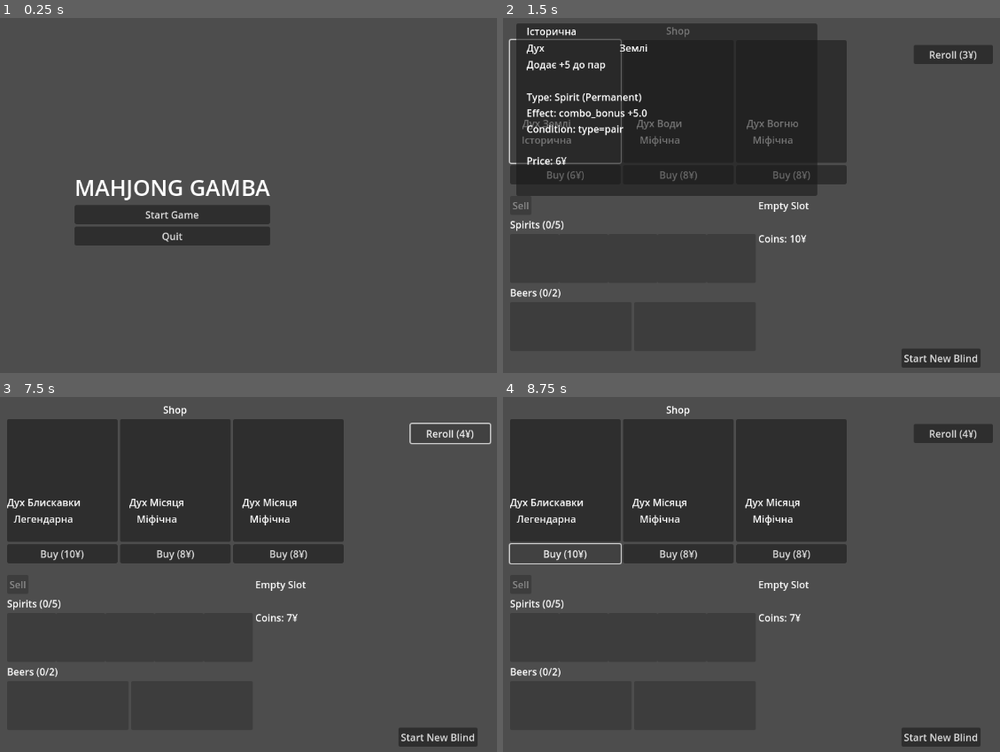
Above: before the commit, frames 1-4 (two rows, left to right).
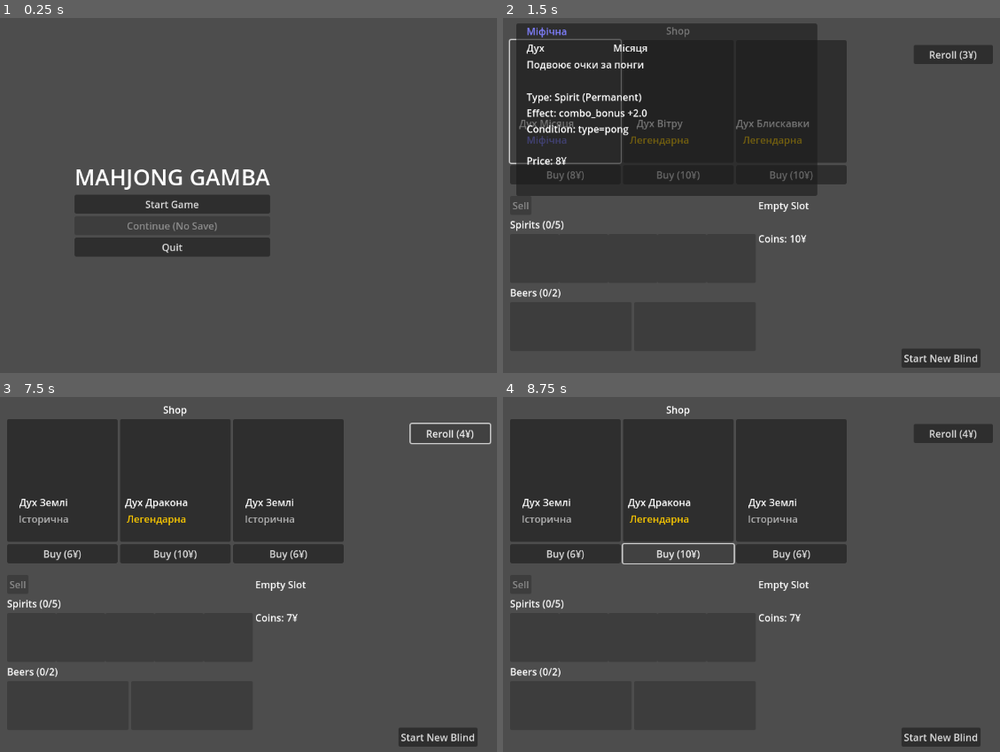
Above: after the commit, the same moments.

Repository: tl3n/mahjong-gamba
Game: Godot game, scene res://scenes/ui/main_menu.tscn
Same seed, same stepped clock (60 frames per second), same inputs: the game is played once before the commit and once after it.
Inputs (mouse positions are in pixels of both pictures, inside the frame that each line leads up to):
- Up to frame 1 (0.25 s): no input
- Up to frame 2 (1.5 s): click "Start Game" at 0.5 s; click (567, 103) at 1.27 s
- Up to frame 3 (7.5 s): click (64, 553) at 2 s, where only the run before the commit has a clickable "Buy (6¥)"; click "Buy (8¥)" at 2.75 s; click (173, 482) at 3.52 s; click (173, 553) at 4.25 s, where only the run after the commit has a clickable "Buy (10¥)"; click (288, 482) at 5.02 s; click "Buy (8¥)" at 5.75 s; click (288, 553) at 6.5 s, where only the run after the commit has a clickable "Buy (10¥)"; click "Reroll (3¥)" at 7.25 s
- Up to frame 4 (8.75 s): click "Buy (10¥)" at 8 s

The runs differ from the first frame. In frame 1, 4.6% of the frame differs, in the area x 14-55%, y 42-68%; in frame 2, 1.5%; in frame 3, 1.3%; in frame 4, 1.9%.

Commit message:
fix: added continue + new game, chances of item drops

Diff:
--- a/scenes/ui/main_menu.tscn
+++ b/scenes/ui/main_menu.tscn
@@ -31,14 +31,18 @@
 text = "MAHJONG GAMBA"
 horizontal_alignment = 1
 
-[node name="StartButton" type="Button" parent="VBoxContainer"]
+[node name="NewGameButton" type="Button" parent="VBoxContainer"]
 layout_mode = 2
-text = "Start Game"
+text = "New Game"
+
+[node name="ContinueButton" type="Button" parent="VBoxContainer"]
+layout_mode = 2
+text = "Continue Game"
 
 [node name="QuitButton" type="Button" parent="VBoxContainer"]
 layout_mode = 2
 text = "Quit
 "
 
-[connection signal="pressed" from="VBoxContainer/StartButton" to="." method="_on_start_button_pressed"]
+[connection signal="pressed" from="VBoxContainer/NewGameButton" to="." method="_on_start_button_pressed"]
 [connection signal="pressed" from="VBoxContainer/QuitButton" to="." method="_on_quit_button_pressed"]
--- a/scripts/items/inventory.gd
+++ b/scripts/items/inventory.gd
@@ -61,9 +61,6 @@
 	add_money(sell_price)
 	return sell_price
 
-#
-# Гроші
-#
 func add_money(amount: int) -> void:
 	money += amount
 	emit_signal("money_changed", money)
--- a/scripts/items/item_database.gd
+++ b/scripts/items/item_database.gd
@@ -1,5 +1,14 @@
 extends Node
 class_name ItemDatabase
+
+const RARITY_WEIGHTS = {
+	"Історична": 50.0,    # 50% chance
+	"Historic": 50.0,
+	"Міфічна": 30.0,      # 30% chance
+	"Mythic": 30.0,
+	"Легендарна": 20.0,   # 20% chance
+	"Legendary": 20.0
+}
 
 # All spirits
 static var spirits_data = [
@@ -147,6 +156,35 @@
 		"bonus_value": 1.0
 	}
 ]
+
+
+static func get_random_spirit() -> Spirit:
+	var selected_data = _get_weighted_random_item(spirits_data)
+	return create_spirit_from_data(selected_data)
+
+static func get_random_beer() -> Beer:
+	var selected_data = _get_weighted_random_item(beers_data)
+	return create_beer_from_data(selected_data)
+
+static func _get_weighted_random_item(items_array: Array) -> Dictionary:
+	var total_weight = 0.0
+	var weights = []
+
+	for item_data in items_array:
+		var rarity = item_data.get("rarity", "Historic")
+		var weight = RARITY_WEIGHTS.get(rarity, 50.0)
+		weights.append(weight)
+		total_weight += weight
+
+	var random_value = randf() * total_weight
+
+	var cumulative_weight = 0.0
+	for i in range(items_array.size()):
+		cumulative_weight += weights[i]
+		if random_value <= cumulative_weight:
+			return items_array[i]
+
+	return items_array[0]
 
 static func create_spirit_from_data(data: Dictionary) -> Spirit:
 	var s = Spirit.new()
@@ -155,7 +193,7 @@
 	s.description = data.get("description", "")
 	s.rarity = data.get("rarity", "Historic")
 	s.price = data.get("price", 0)
-	s.type = "дух"
+	s.type = "spirit"
 	s.effect_type = data.get("effect_type", "")
 	s.effect_value = data.get("effect_value", 0.0)
 	s.condition = data.get("condition", "")
@@ -169,22 +207,14 @@
 	b.description = data.get("description", "")
 	b.rarity = data.get("rarity", "Historic")
 	b.price = data.get("price", 0)
-	b.type = "пиво"
+	b.type = "beer"
 	b.round_effect = data.get("round_effect", "")
 	b.duration = data.get("duration", 1)
 	b.bonus_value = data.get("bonus_value", 0.0)
 	return b
 
-static func get_random_spirit() -> Spirit:
-	var data = spirits_data[randi() % spirits_data.size()]
-	return create_spirit_from_data(data)
-
-static func get_random_beer() -> Beer:
-	var data = beers_data[randi() % beers_data.size()]
-	return create_beer_from_data(data)
-
 static func get_random_item() -> Item:
-	if randf() < 0.6:
+	if randf() < 0.6:  # 60% chance for spirit
 		return get_random_spirit()
-	else:
+	else:  # 40% chance for beer
 		return get_random_beer()
--- a/scripts/save_system.gd
+++ b/scripts/save_system.gd
@@ -1,24 +1,38 @@
-# res://scripts/save_system.gd
 extends Node
 
 const SAVE_FILE = "user://mahjong_save.dat"
 
+var cached_shop_items: Array = []
+var cached_reroll_cost: int = 3
+
 func save_game():
+	print("\n=== SAVING GAME ===")
+
 	var save_data = {
 		"inventory": _serialize_inventory(),
 		"game_state": _serialize_game_state(),
 		"shop_state": _serialize_shop_state()
 	}
 
+	print("Inventory data: %d spirits, %d beers, %d money" % [
+		save_data["inventory"]["spirits"].size(),
+		save_data["inventory"]["beers"].size(),
+		save_data["inventory"]["money"]
+	])
+	print("Shop data: %d items, reroll cost: %d" % [
+		save_data["shop_state"]["items"].size(),
+		save_data["shop_state"]["reroll_cost"]
+	])
+
 	var file = FileAccess.open(SAVE_FILE, FileAccess.WRITE)
 	if file:
 		file.store_var(save_data)
 		file.close()
-		print("Game saved")
+		print("Game saved successfully")
 		print("Save path:", ProjectSettings.globalize_path(SAVE_FILE))
 		return true
 	else:
-		print("Saving error")
+		print("Saving error!")
 		return false
 
 func load_game() -> bool:
@@ -26,19 +40,29 @@
 		print("Savefile not found")
 		return false
 
+	print("\n === LOADING GAME ===")
+
 	var file = FileAccess.open(SAVE_FILE, FileAccess.READ)
 	if file:
 		var save_data = file.get_var()
 		file.close()
 
+		if save_data.has("inventory"):
+			var inv_data = save_data["inventory"]
+			print("Loading inventory: %d spirits, %d beers, %d money" % [
+				inv_data.get("spirits", []).size(),
+				inv_data.get("beers", []).size(),
+				inv_data.get("money", 0)
+			])
+
 		_deserialize_inventory(save_data.get("inventory", {}))
 		_deserialize_game_state(save_data.get("game_state", {}))
 		_deserialize_shop_state(save_data.get("shop_state", {}))
 
-		print("Save loaded")
+		print("Save loaded successfully")
 		return true
 	else:
-		print("Loading error")
+		print("Loading error!")
 		return false
 
 func has_save() -> bool:
@@ -52,15 +76,20 @@
 func _serialize_inventory() -> Dictionary:
 	var inv = get_node_or_null("/root/Inventory")
 	if not inv:
+		print("⚠️ Inventory node not found during serialization!")
 		return {}
 
 	var spirits_data = []
 	for spirit in inv.spirits:
-		spirits_data.append(_serialize_item(spirit))
+		var serialized = _serialize_item(spirit)
+		spirits_data.append(serialized)
+		print("Serializing spirit: %s (type: %s)" % [spirit.name, serialized.get("type", "MISSING")])
 
 	var beers_data = []
 	for beer in inv.beers:
-		beers_data.append(_serialize_item(beer))
+		var serialized = _serialize_item(beer)
+		beers_data.append(serialized)
+		print("Serializing beer: %s (type: %s)" % [beer.name, serialized.get("type", "MISSING")])
 
 	return {
 		"spirits": spirits_data,
@@ -69,6 +98,9 @@
 	}
 
 func _serialize_item(item: Item) -> Dictionary:
+	if item == null:
+		return {}
+
 	var data = {
 		"id": item.id,
 		"name": item.name,
@@ -83,38 +115,61 @@
 		data["effect_value"] = item.effect_value
 		data["condition"] = item.condition
 		data["permanent"] = item.permanent
+
+		if data["type"] == "" or data["type"] == "дух":
+			data["type"] = "spirit"
+
 	elif item is Beer:
 		data["round_effect"] = item.round_effect
 		data["duration"] = item.duration
 		data["bonus_value"] = item.bonus_value
 
+		if data["type"] == "" or data["type"] == "пиво":
+			data["type"] = "beer"
+
 	return data
 
 func _deserialize_inventory(data: Dictionary):
 	var inv = get_node_or_null("/root/Inventory")
 	if not inv:
+		print("Inventory node not found during deserialization!")
 		return
 
+	print("Clearing inventory...")
 	inv.spirits.clear()
 	inv.beers.clear()
 
+	print("Restoring spirits...")
 	for spirit_data in data.get("spirits", []):
 		var spirit = _deserialize_item(spirit_data)
 		if spirit:
 			inv.spirits.append(spirit)
-
+			print("Restored spirit: %s" % spirit.name)
+		else:
+			print("Failed to restore spirit from data: %s" % spirit_data)
+
+	print("Restoring beers...")
 	for beer_data in data.get("beers", []):
 		var beer = _deserialize_item(beer_data)
 		if beer:
 			inv.beers.append(beer)
+			print("Restored beer: %s" % beer.name)
+		else:
+			print("Failed to restore beer from data: %s" % beer_data)
 
 	inv.money = data.get("money", 10)
+	print("Money restored: %d" % inv.money)
+
 	inv.emit_signal("inventory_changed")
 	inv.emit_signal("money_changed", inv.money)
 
 func _deserialize_item(data: Dictionary):
+	if data.is_empty():
+		return null
+
 	var item_type = data.get("type", "")
 
+	# Spirit
 	if item_type == "spirit" or item_type == "дух":
 		var spirit = Spirit.new()
 		spirit.id = data.get("id", "")
@@ -122,13 +177,14 @@
 		spirit.description = data.get("description", "")
 		spirit.rarity = data.get("rarity", "Historic")
 		spirit.price = data.get("price", 0)
-		spirit.type = "spirit"
+		spirit.type = "spirit"  # ВАЖЛИВО: встановлюємо правильний тип
 		spirit.effect_type = data.get("effect_type", "")
 		spirit.effect_value = data.get("effect_value", 0.0)
 		spirit.condition = data.get("condition", "")
 		spirit.permanent = data.get("permanent", true)
 		return spirit
 
+	# Beer
 	elif item_type == "beer" or item_type == "пиво":
 		var beer = Beer.new()
 		beer.id = data.get("id", "")
@@ -136,20 +192,21 @@
 		beer.description = data.get("description", "")
 		beer.rarity = data.get("rarity", "Historic")
 		beer.price = data.get("price", 0)
-		beer.type = "beer"
+		beer.type = "beer"  # ВАЖЛИВО: встановлюємо правильний тип
 		beer.round_effect = data.get("round_effect", "")
 		beer.duration = data.get("duration", 1)
 		beer.bonus_value = data.get("bonus_value", 0.0)
 		return beer
 
+	print("⚠️ Unknown item type: '%s' for item: %s" % [item_type, data.get("name", "UNNAMED")])
 	return null
 
-var cached_shop_items: Array = []
-var cached_reroll_cost: int = 3
-
 func save_shop_state(items: Array, reroll_cost: int):
+	print("\n🛒 Saving shop state...")
 	cached_shop_items = items.duplicate()
 	cached_reroll_cost = reroll_cost
+	print("  Items cached: %d" % cached_shop_items.size())
+	print("  Reroll cost: %d" % cached_reroll_cost)
 	save_game()
 
 func _serialize_shop_state() -> Dictionary:
@@ -164,6 +221,7 @@
 	}
 
 func _deserialize_shop_state(data: Dictionary):
+	print("  🛒 Restoring shop state...")
 	cached_shop_items.clear()
 
 	for item_data in data.get("items", []):
@@ -172,18 +230,21 @@
 			cached_shop_items.append(item)
 
 	cached_reroll_cost = data.get("reroll_cost", 3)
+	print("    Shop items: %d" % cached_shop_items.size())
+	print("    Reroll cost: %d" % cached_reroll_cost)
 
 func load_shop_state() -> Dictionary:
 	return {
 		"items": cached_shop_items.duplicate(),
 		"reroll_cost": cached_reroll_cost
 	}
-
+# TODO: After making the main gameplay, insert the data gained from there here in order to save progress
 func _serialize_game_state() -> Dictionary:
 	var gm = get_node_or_null("/root/GameManager")
 	if not gm:
 		return {}
 
+	# Just some placeholders for the better example
 	return {
 		"current_blind": gm.current_blind,
 		"current_round": gm.current_round,
@@ -198,6 +259,7 @@
 	if not gm:
 		return
 
+	# Just some placeholders for the better example
 	gm.current_blind = data.get("current_blind", 0)
 	gm.current_round = data.get("current_round", 0)
 	gm.current_score = data.get("current_score", 0)
--- a/scripts/shop.gd
+++ b/scripts/shop.gd
@@ -27,7 +27,6 @@
 	reroll_button.connect("pressed", Callable(self, "_on_reroll_pressed"))
 	start_blind_button.connect("pressed", Callable(self, "_on_start_blind_pressed"))
 
-	# Завантажуємо інвентар UI
 	var inv_scene = load("res://scenes/ui/Inventory.tscn")
 	var inv_instance = inv_scene.instantiate()
 	inventory_panel.add_child(inv_instance)
@@ -36,41 +35,63 @@
 	if close_button:
 		close_button.visible = false
 
-	# Ховаємо панель деталей спочатку
 	if item_details_panel:
 		item_details_panel.visible = false
 
-	# Завантажуємо стан магазину або генеруємо новий
 	_load_or_generate_shop()
+
+	if shop_items.size() == 0:
+		push_warning("shop_items is empty after loading! Generating new items...")
+		_generate_shop_items()
+
 	_create_shop_slots()
 	_update_reroll_button()
 
 func _load_or_generate_shop():
 	var save_system = get_node_or_null("/root/SaveSystem")
+
 	if save_system and save_system.has_save():
 		var shop_data = save_system.load_shop_state()
-		if shop_data.size() > 0:
-			shop_items = shop_data.get("items", [])
+
+		if shop_data.has("items") and shop_data["items"].size() > 0:
+			shop_items = shop_data["items"]
 			reroll_cost = shop_data.get("reroll_cost", 3)
-			print("Shop loaded from save")
+			print("Shop loaded from save: %d items" % shop_items.size())
 			return
 
+	print("Generating new shop items")
 	_generate_shop_items()
 
 func _generate_shop_items():
 	shop_items.clear()
 	for i in range(3):
-		shop_items.append(ItemDatabase.get_random_item())
+		var new_item = ItemDatabase.get_random_item()
+		if new_item:
+			shop_items.append(new_item)
+		else:
+			push_error("Failed to generate item at index %d" % i)
+
+	print("Generated %d shop items" % shop_items.size())
 
 func _create_shop_slots():
 	for child in shop_slots_container.get_children():
 		child.queue_free()
 
-	for i in range(3):
+	if shop_items.size() == 0:
+		push_error("Cannot create shop slots: shop_items is empty!")
+		return
+
+	for i in range(shop_items.size()):
 		var slot = _create_shop_slot(i)
 		shop_slots_container.add_child(slot)
 
 func _create_shop_slot(index: int) -> Control:
+	if index >= shop_items.size() or shop_items[index] == null:
+		push_error("Invalid shop item at index %d" % index)
+		return Control.new()
+
+	var item = shop_items[index]
+
 	var slot_container = VBoxContainer.new()
 	slot_container.custom_minimum_size = Vector2(180, 250)
 
@@ -81,40 +102,39 @@
 	var button_content = VBoxContainer.new()
 	select_button.add_child(button_content)
 
-	# Іконка
 	var icon = TextureRect.new()
 	icon.custom_minimum_size = Vector2(120, 120)
 	icon.expand_mode = TextureRect.EXPAND_FIT_WIDTH_PROPORTIONAL
 	icon.stretch_mode = TextureRect.STRETCH_KEEP_ASPECT_CENTERED
-	if shop_items[index] and shop_items[index].icon:
-		icon.texture = shop_items[index].icon
+	if item.icon:
+		icon.texture = item.icon
 	button_content.add_child(icon)
 
-	# Назва
 	var name_label = Label.new()
-	name_label.text = shop_items[index].name
+	name_label.text = item.name
 	name_label.horizontal_alignment = HORIZONTAL_ALIGNMENT_CENTER
 	name_label.autowrap_mode = TextServer.AUTOWRAP_WORD
 	button_content.add_child(name_label)
 
-	# Рідкість
 	var rarity_label = Label.new()
-	rarity_label.text = shop_items[index].rarity
+	rarity_label.text = item.rarity
 	rarity_label.horizontal_alignment = HORIZONTAL_ALIGNMENT_CENTER
-	rarity_label.add_theme_color_override("font_color", _get_rarity_color(shop_items[index].rarity))
+	rarity_label.add_theme_color_override("font_color", _get_rarity_color(item.rarity))
 	button_content.add_child(rarity_label)
 
 	slot_container.add_child(select_button)
 
-	# Кнопка купівлі
 	var buy_button = Button.new()
-	buy_button.text = "Buy (%d¥)" % shop_items[index].price
+	buy_button.text = "Buy (%d¥)" % item.price
 	buy_button.connect("pressed", Callable(self, "_on_buy_pressed").bind(index))
 	slot_container.add_child(buy_button)
 
 	return slot_container
 
 func _on_shop_item_selected(index: int):
+	if index >= shop_items.size() or shop_items[index] == null:
+		return
+
 	selected_shop_index = index
 	selected_shop_item = shop_items[index]
 	_show_item_details(selected_shop_item)
@@ -154,19 +174,20 @@
 
 func _get_rarity_color(rarity: String) -> Color:
 	match rarity:
-		"Historic":
+		"Historic", "Історична":
 			return Color(0.7, 0.7, 0.7)
-		"Mythic":
+		"Mythic", "Міфічна":
 			return Color(0.5, 0.5, 1.0)
-		"Legendary":
+		"Legendary", "Легендарна":
 			return Color(1.0, 0.8, 0.0)
 		_:
 			return Color.WHITE
 
 func _on_buy_pressed(index: int):
+	if index >= shop_items.size() or shop_items[index] == null:
+		return
+
 	var item = shop_items[index]
-	if item == null:
-		return
 
 	if inventory_node.money < item.price:
 		print("Not enough cash")
@@ -196,7 +217,7 @@
 
 func _on_reroll_pressed():
 	if inventory_node.spend_money(reroll_cost):
-		print("🔄 Reroll shop")
+		print("Reroll shop")
 		reroll_cost += 1
 		_generate_shop_items()
 		_refresh_shop_display()
@@ -208,18 +229,22 @@
 		selected_shop_item = null
 		selected_shop_index = -1
 	else:
-		print("❌ Not enough money for reroll")
+		print("Not enough money for reroll")
 
 func _refresh_shop_display():
 	_create_shop_slots()
 
 func _update_reroll_button():
 	reroll_button.text = "Reroll (%d¥)" % reroll_cost
+
+func _on_money_changed(_new_money):
+	pass
 
 func _save_shop_state():
 	var save_system = get_node_or_null("/root/SaveSystem")
 	if save_system:
 		save_system.save_shop_state(shop_items, reroll_cost)
+		print("💾 Shop state saved")
 
 func _on_start_blind_pressed():
 	_save_shop_state()
--- a/scripts/ui/main_menu.gd
+++ b/scripts/ui/main_menu.gd
@@ -1,39 +1,93 @@
 extends Control
 
+@onready var continue_button: Button = $VBoxContainer/ContinueButton
+@onready var new_game_button: Button = $VBoxContainer/NewGameButton
+@onready var quit_button: Button = $VBoxContainer/QuitButton
 
-func _on_start_button_pressed() -> void:
+@onready var inventory_button: Button = $VBoxContainer/InventoryButton if has_node("VBoxContainer/InventoryButton") else null
+
+func _ready():
+	continue_button.connect("pressed", Callable(self, "_on_continue_button_pressed"))
+	new_game_button.connect("pressed", Callable(self, "_on_new_game_button_pressed"))
+	quit_button.connect("pressed", Callable(self, "_on_quit_button_pressed"))
+
+	if inventory_button:
+		inventory_button.connect("pressed", Callable(self, "_on_inventory_pressed"))
+
+	_check_save_file()
+
+func _check_save_file():
 	var save_system = get_node_or_null("/root/SaveSystem")
-	if save_system:
-		if save_system.has_save():
-			print("saved game exists, loading")
-			save_system.load_game()
-		else:
-			_initialize_new_game()
+
+	if save_system and save_system.has_save():
+		continue_button.disabled = false
+		continue_button.text = "Continue Game"
+		new_game_button.text = "New Game"
+		print("Save file found - Continue available")
 	else:
-		_initialize_new_game()
+		continue_button.disabled = true
+		continue_button.text = "Continue (No Save)"
+		new_game_button.text = "Start Game"
+		print("No save file - New Game only")
+
+func _on_continue_button_pressed():
+	var save_system = get_node_or_null("/root/SaveSystem")
+	if not save_system:
+		print("SaveSystem not found!")
+		return
+
+	if not save_system.has_save():
+		print("No save file to continue!")
+		return
+
+	print("\n=== CONTINUING GAME ===")
+
+	if save_system.load_game():
+		print("Save loaded successfully")
+		print("Going directly to game scene...")
+
+		get_tree().change_scene_to_file("res://scenes/main/game_scene.tscn")
+	else:
+		print("Failed to load save!")
+
+func _on_new_game_button_pressed():
+	print("\n=== STARTING NEW GAME ===")
+
+	var save_system = get_node_or_null("/root/SaveSystem")
+	if save_system and save_system.has_save():
+		print("Deleting old save...")
+		save_system.delete_save()
+
+	_initialize_new_game()
+
+	print("Going to shop scene...")
 	get_tree().change_scene_to_file("res://scenes/main/shop_scene.tscn")
 
 func _initialize_new_game():
 	var inventory = get_node_or_null("/root/Inventory")
+	if not inventory:
+		print("ERROR: Inventory not found!")
+		return
+
+	print("Resetting inventory...")
 
 	inventory.spirits.clear()
 	inventory.beers.clear()
 	inventory.money = 10
 
-	print("   Money: ", inventory.money)
+	print("New game initialized:")
+	print("Money: %d" % inventory.money)
+	print("Spirits: %d" % inventory.spirits.size())
+	print("Beers: %d" % inventory.beers.size())
 
 	inventory.emit_signal("inventory_changed")
 	inventory.emit_signal("money_changed", inventory.money)
 
 	var gm = get_node_or_null("/root/GameManager")
-	if gm:
+	if gm and gm.has_method("reset_game"):
 		gm.reset_game()
+		print("GameManager reset")
 
-func _on_quit_button_pressed() -> void:
+func _on_quit_button_pressed():
+	print("Quitting game...")
 	get_tree().quit()
-
-func _on_shop_pressed() -> void:
-	var shop_scene = load("res://scenes/main/shop_scene.tscn")
-	var shop_instance = shop_scene.instantiate()
-	get_tree().get_root().add_child(shop_instance)
-	shop_instance.set_global_position(Vector2(50, 50))
